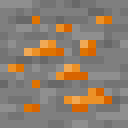
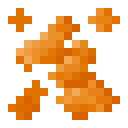
Layered file, before and after one edit (128x128). Changes by layer:
showed group "dense" (8 layers) over [left=0, top=0, right=128, bottom=128]
added layer "dense_copper_ore_overlay" in group "dense" over [left=8, top=8, right=120, bottom=120]
hid "copper_ore_overlay" over [left=8, top=16, right=112, bottom=112]
hid group "blocks" (9 layers) over [left=0, top=0, right=128, bottom=128]
hid "stone" over [left=0, top=0, right=128, bottom=128]
